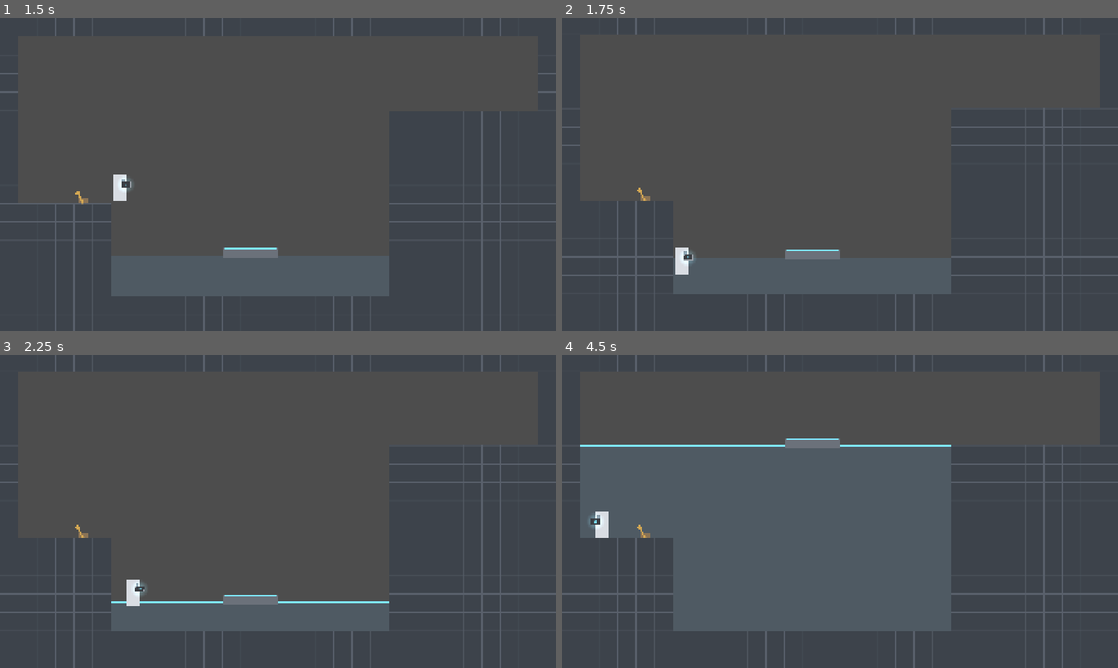
Above: before the commit, frames 1-4 (two rows, left to right).
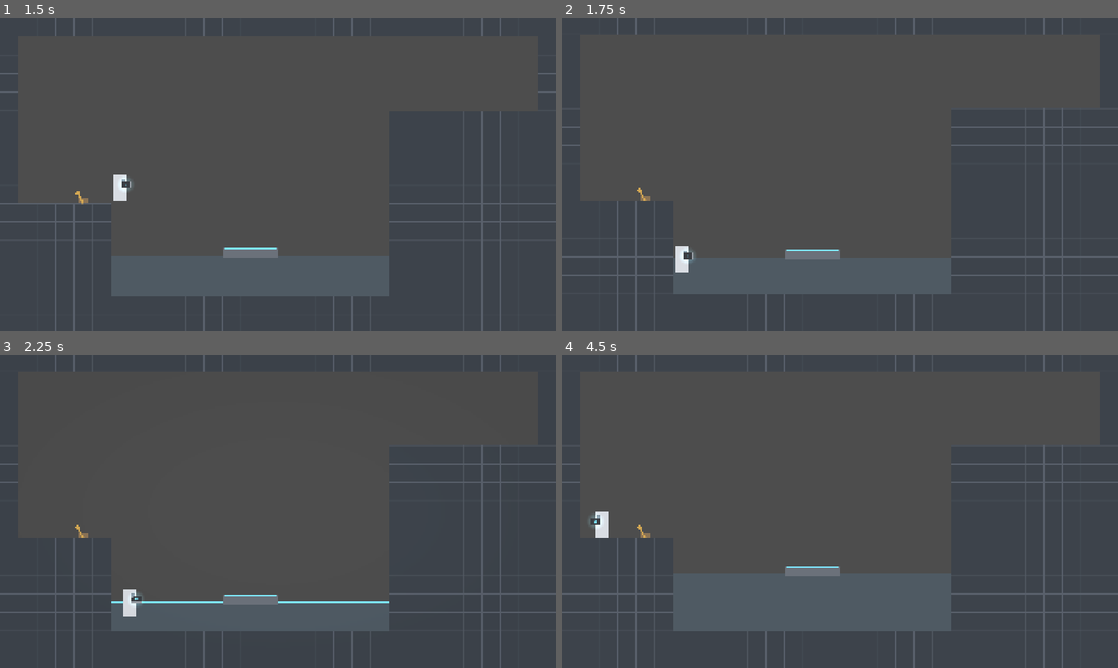
Above: after the commit, the same moments.

Repository: ArtemPridyba/shift-time
Game: Godot game, scene res://levels/test_room_water.tscn
Two runs of this game, one before a commit and one after it. Both use one fixed random seed, a clock stepped at 60 frames per second and the inputs below. This scene is started directly instead of the project's main scene.
Inputs (mouse positions are in pixels of both pictures, inside the frame that each line leads up to):
- Up to frame 1 (1.5 s): tap Enter at 0.5 s; move the mouse to (400, 158) at 0.52 s; hold D (move_right) 0.53-1.25 s; tap E (interact) at 0.6 s; click (400, 158) at 0.67 s; tap Space (jump) at 0.77, 1.07 s; tap Shift (rewind) at 0.8 s; drag from (166, 190) to (250, 237) at 1.27 s
- Up to frame 2 (1.75 s): no input
- Up to frame 3 (2.25 s): move the mouse to (333, 442) at 2.02 s; hold D (move_right) from 2.03 s (still down); tap Space (jump) at 2.1 s; click (333, 442) at 2.17 s
- Up to frame 4 (4.5 s): tap E (interact) at 2.3 s; release D (move_right) at 2.75 s; drag from (812, 574) to (673, 464) at 2.77 s; move the mouse to (1006, 558) at 3.52 s; hold A (move_left) 3.53-4.25 s; tap Shift (rewind) at 3.6 s; click (1006, 558) at 3.67 s; tap Space (jump) at 3.77, 3.8, 4.07 s; tap R (reset_level) at 4.15 s; drag from (673, 464) to (645, 539) at 4.27 s

Frame 1 is identical in both runs. In frame 2, less than 0.1% of the frame differs, in the area x 20-24%, y 72-82%; in frame 3, 0.3%; in frame 4, 1.0%, in the area x 3-70%, y 26-71%.

Commit message:
Player in water: sinking, lifted by rising water, breath and drowning Co-Authored-By: Claude Opus 5.5 <noreply@anthropic.com> Claude-Session: https://claude.ai/code/session_01GYYRwA7srdbnTCrXg54mzj

Diff:
--- /dev/null
+++ b/game/core/breath.gd
@@ -0,0 +1,43 @@
+class_name Breath
+extends RefCounted
+## The player's breath: a store of seconds that runs down while the head is
+## under water and fills back up above it. Empty means drowned. The player is
+## live, so the breath follows the player's own time and Shift never rewinds
+## it; rewinding the water so the head comes out is what saves the player.
+## Pure rules, no nodes.
+
+## Seconds of air when full (`breath_seconds` in player.json).
+var full_seconds := 5.0
+## Seconds from empty to full above water (`breath_refill_seconds`).
+var refill_seconds := 1.5
+## Seconds of air left.
+var left := 5.0
+
+
+func _init(params: Dictionary) -> void:
+	full_seconds = maxf(float(params.get("breath_seconds", 5)), 0.01)
+	refill_seconds = maxf(float(params.get("breath_refill_seconds", 1.5)), 0.01)
+	left = full_seconds
+
+
+## One tick. Returns true on the tick the air runs out.
+func step(head_under: bool, delta: float) -> bool:
+	if head_under:
+		var before := left
+		left = maxf(left - delta, 0.0)
+		return before > 0.0 and left <= 0.0
+	left = minf(left + delta * full_seconds / refill_seconds, full_seconds)
+	return false
+
+
+## 1 when full, 0 when out of air.
+func fraction() -> float:
+	return left / full_seconds
+
+
+func is_out() -> bool:
+	return left <= 0.0
+
+
+func reset() -> void:
+	left = full_seconds
--- a/game/core/player_motion.gd
+++ b/game/core/player_motion.gd
@@ -1,7 +1,11 @@
 class_name PlayerMotion
 extends RefCounted
 ## Movement rules of the player: acceleration, friction, gravity, jump with
-## coyote time and jump buffer. Pure rules, no nodes: testable headless.
+## coyote time and jump buffer, and in water: the player walks slower, sinks
+## slowly and jumps lower from the bottom, but rising water carries the player
+## up on its surface (the world moves the player). There is no swimming: a
+## player under water who cannot get out runs out of breath (`Breath`).
+## Pure rules, no nodes: testable headless.
 ##
 ## The player's time always runs forward, so nothing here knows about the
 ## direction of world time (see docs/architecture.md, sections 1 and 2).
@@ -17,19 +21,28 @@
 
 ## Returns the new velocity for one physics tick.
 ## `axis` is -1..1 (left..right), `jump_pressed` is true on the tick of the press.
+## `water` is the player's contact with water (`water_contact`), empty on land.
 func step(
-	velocity: Vector2, axis: float, jump_pressed: bool, on_floor: bool, delta: float
+	velocity: Vector2, axis: float, jump_pressed: bool, on_floor: bool, delta: float,
+	water: Dictionary = {}
 ) -> Vector2:
 	var v := velocity
+	var depth := float(water.get("depth", 0.0))
+	var in_water := depth > 0.0
+	# Rising water carries the player on its surface, like a platform.
+	var carried := in_water and float(water.get("rise", 0.0)) > 0.0
+	var walk := float(_params["walk_speed"])
+	if in_water:
+		walk *= float(_params["water_walk_factor"])
 
 	# Horizontal: accelerate towards the target speed, or slow down by friction.
 	if axis != 0.0:
-		v.x = move_toward(v.x, axis * float(_params["walk_speed"]), float(_params["acceleration"]) * delta)
+		v.x = move_toward(v.x, axis * walk, float(_params["acceleration"]) * delta)
 	else:
 		v.x = move_toward(v.x, 0.0, float(_params["friction"]) * delta)
 
 	# Timers: coyote time after leaving the floor, buffer before landing.
-	if on_floor:
+	if on_floor or carried:
 		_coyote_left = float(_params["coyote_seconds"])
 	else:
 		_coyote_left = maxf(0.0, _coyote_left - delta)
@@ -38,15 +51,26 @@
 	else:
 		_buffer_left = maxf(0.0, _buffer_left - delta)
 
-	# Vertical: gravity in the air, rest on the floor.
-	if on_floor:
+	# Vertical: gravity in the air, rest on the floor; in water the surface
+	# lifts the player while it rises, otherwise the player sinks slowly.
+	if carried:
+		v.y = minf(v.y, -minf(depth / delta, float(_params["water_float_up_speed"])))
+	elif on_floor:
 		v.y = minf(v.y, 0.0)
+	elif in_water:
+		var sink := float(_params["water_max_sink_speed"])
+		if v.y > sink:
+			v.y = move_toward(v.y, sink, float(_params["water_drag"]) * delta)
+		else:
+			v.y = minf(v.y + float(_params["water_gravity"]) * delta, sink)
 	else:
 		v.y = minf(v.y + float(_params["gravity"]) * delta, float(_params["max_fall_speed"]))
 
-	# Jump.
+	# Jump: from the floor, from the surface of rising water, lower from the
+	# bottom of a tank.
 	if _buffer_left > 0.0 and _coyote_left > 0.0:
-		v.y = -float(_params["jump_velocity"])
+		var in_deep := in_water and not carried
+		v.y = -float(_params["water_jump_velocity" if in_deep else "jump_velocity"])
 		_buffer_left = 0.0
 		_coyote_left = 0.0
 
@@ -56,3 +80,21 @@
 func reset() -> void:
 	_coyote_left = 0.0
 	_buffer_left = 0.0
+
+
+## How the player's body (global rect, feet at the bottom) meets one tank:
+## `depth` is how far the feet are below the surface (0 when out of the water),
+## `rise` the surface's speed upwards in px/s, `head_under` is true when the
+## surface is above the middle of the head (the top `head_px` of the body).
+static func water_contact(body: Rect2, tank: Rect2, surface_y: float, rise: float, head_px: float) -> Dictionary:
+	var centre := body.get_center().x
+	var inside := centre >= tank.position.x and centre <= tank.end.x \
+			and body.end.y > surface_y and body.position.y < tank.end.y
+	if not inside:
+		return {"depth": 0.0, "rise": 0.0, "head_under": false}
+	var depth := minf(body.end.y, tank.end.y) - surface_y
+	return {
+		"depth": maxf(depth, 0.0),
+		"rise": rise,
+		"head_under": surface_y < body.position.y + head_px / 2.0,
+	}
--- a/game/data/player.json
+++ b/game/data/player.json
@@ -6,5 +6,15 @@
   "jump_velocity": 780,
   "max_fall_speed": 1200,
   "coyote_seconds": 0.08,
-  "jump_buffer_seconds": 0.1
+  "jump_buffer_seconds": 0.1,
+  "water_walk_factor": 0.6,
+  "water_gravity": 700,
+  "water_max_sink_speed": 140,
+  "water_drag": 3000,
+  "water_jump_velocity": 420,
+  "water_float_up_speed": 600,
+  "head_px": 28,
+  "breath_seconds": 5,
+  "breath_refill_seconds": 1.5,
+  "breath_vignette_alpha": 0.85
 }
--- a/game/levels/room_time.gd
+++ b/game/levels/room_time.gd
@@ -21,6 +21,7 @@
 
 var _recorder := TemporalRecorder.new()
 var _initial := {}
+var _prelude_ticks := 0
 
 
 func _init() -> void:
@@ -39,8 +40,8 @@
 		push_error("RoomTime: " + problem)
 	_initial = _recorder.capture(objects)
 	world.start(objects)
-	var ticks := int(round(prelude_seconds * float(Content.time().get("physics_ticks_per_second", 60))))
-	world.run_prelude(objects, ticks)
+	_prelude_ticks = int(round(prelude_seconds * float(Content.time().get("physics_ticks_per_second", 60))))
+	world.run_prelude(objects, _prelude_ticks)
 
 
 func _physics_process(_delta: float) -> void:
@@ -113,11 +114,13 @@
 		player_action(id, state)
 
 
-## Back to the room as it was loaded, with a fresh history.
+## Back to the room as it was loaded, with a fresh history and its prelude
+## run again: the player comes back into the same past.
 func reset() -> void:
 	var objects := temporal_objects()
 	_recorder.restore(_initial, objects)
 	world.start(objects)
+	world.run_prelude(objects, _prelude_ticks)
 
 
 func _player_rect() -> Rect2:
--- a/game/levels/test_room.gd
+++ b/game/levels/test_room.gd
@@ -23,6 +23,7 @@
 	_player.set_camera_limits(Rect2i(rect.position * cell, rect.size * cell))
 	if _spawn != null:
 		_player.respawn(_spawn.global_position)
+	_player.drowned.connect(restart)
 
 
 func _physics_process(_delta: float) -> void:
@@ -33,7 +34,13 @@
 		if _spawn != null:
 			_player.respawn(_spawn.global_position)
 	if Input.is_action_just_pressed("reset_level"):
-		if _spawn != null:
-			_player.respawn(_spawn.global_position)
-		if _time != null:
-			_time.reset()
+		restart()
+
+
+## The room as it was loaded and the player back at the spawn: the reset key,
+## and drowning.
+func restart() -> void:
+	if _spawn != null and _player != null:
+		_player.respawn(_spawn.global_position)
+	if _time != null:
+		_time.reset()
--- a/game/objects/player.gd
+++ b/game/objects/player.gd
@@ -2,32 +2,51 @@
 extends CharacterBody2D
 ## The player: reads input, applies PlayerMotion, follows the room with the camera.
 ## The player is not a temporal object: it is never recorded and does not
-## listen to the direction of world time.
+## listen to the direction of world time. In water the player sinks and holds
+## the breath (`Breath`); out of air, `drowned` tells the room to reset.
+
+## The air ran out under water: the room resets.
+signal drowned
 
 const BODY_COLOR := Color("#d9dde3")
 const MARK_COLOR := Color("#7b828c")
 
 var _motion: PlayerMotion
+var _breath: Breath
 var _facing := 1.0
 var _size := Vector2(44, 92)
+var _head_px := 28.0
+var _head_under := false
+var _bubbles: CPUParticles2D
 
 @onready var _shape: CollisionShape2D = $CollisionShape2D
 @onready var _camera: Camera2D = $Camera2D
 
 
 func _ready() -> void:
-	_motion = PlayerMotion.new(Content.player())
+	var params := Content.player()
+	_motion = PlayerMotion.new(params)
+	_breath = Breath.new(params)
+	_head_px = float(params.get("head_px", 28))
 	_size = (_shape.shape as RectangleShape2D).size
+	_bubbles = _make_bubbles()
+	add_child(_bubbles)
 
 
 func _physics_process(delta: float) -> void:
 	var axis := Input.get_axis("move_left", "move_right")
 	var jump := Input.is_action_just_pressed("jump")
-	velocity = _motion.step(velocity, axis, jump, is_on_floor(), delta)
+	var water := water_contact()
+	velocity = _motion.step(velocity, axis, jump, is_on_floor(), delta, water)
 	move_and_slide()
 	if axis != 0.0 and signf(axis) != _facing:
 		_facing = signf(axis)
 		queue_redraw()
+	_head_under = bool(water.get("head_under", false))
+	_bubbles.emitting = _head_under
+	_bubbles.position.x = 8.0 * _facing
+	if _breath.step(_head_under, delta):
+		drowned.emit()
 	if Input.is_action_just_pressed("interact"):
 		_try_interact()
 
@@ -58,10 +77,38 @@
 	return Rect2(position - Vector2(_size.x / 2.0, _size.y), _size)
 
 
+## The deepest water the player is in this tick (`PlayerMotion.water_contact`);
+## depth 0 on land.
+func water_contact() -> Dictionary:
+	var best := {"depth": 0.0, "rise": 0.0, "head_under": false}
+	if not is_inside_tree():
+		return best
+	var body := Rect2(global_position - Vector2(_size.x / 2.0, _size.y), _size)
+	for node in get_tree().get_nodes_in_group("water"):
+		var water := node as Water
+		if water == null:
+			continue
+		var contact := PlayerMotion.water_contact(body, water.tank_global_rect(), water.surface_global_y(), water.rise_px_per_second, _head_px)
+		if float(contact["depth"]) > float(best["depth"]):
+			best = contact
+	return best
+
+
+## 1 with full lungs, 0 out of air; the vignette reads it.
+func breath_fraction() -> float:
+	return _breath.fraction() if _breath != null else 1.0
+
+
+func is_head_under_water() -> bool:
+	return _head_under
+
+
 func respawn(at: Vector2) -> void:
 	global_position = at
 	velocity = Vector2.ZERO
 	_motion.reset()
+	if _breath != null:
+		_breath.reset()
 	_camera.reset_smoothing()
 
 
@@ -80,3 +127,23 @@
 		if child is RoomTime:
 			return child
 	return null
+
+
+## Bubbles from the mouth while the head is under water: decoration, never
+## recorded (the player is live).
+func _make_bubbles() -> CPUParticles2D:
+	var bubbles := CPUParticles2D.new()
+	bubbles.name = "Bubbles"
+	bubbles.position = Vector2(8.0, -_size.y + 18.0)
+	bubbles.emitting = false
+	bubbles.amount = 8
+	bubbles.lifetime = 1.4
+	bubbles.direction = Vector2.UP
+	bubbles.spread = 20.0
+	bubbles.gravity = Vector2(0, -40)
+	bubbles.initial_velocity_min = 20.0
+	bubbles.initial_velocity_max = 45.0
+	bubbles.scale_amount_min = 2.0
+	bubbles.scale_amount_max = 4.0
+	bubbles.color = Color(0.85, 0.95, 1.0, 0.7)
+	return bubbles
--- a/game/objects/player.tscn
+++ b/game/objects/player.tscn
@@ -1,7 +1,8 @@
-[gd_scene load_steps=4 format=3]
+[gd_scene load_steps=5 format=3]
 
 [ext_resource type="Script" path="res://objects/player.gd" id="1_player"]
 [ext_resource type="Script" path="res://ui/time_hud.gd" id="2_hud"]
+[ext_resource type="Script" path="res://ui/breath_vignette.gd" id="3_vignette"]
 
 [sub_resource type="RectangleShape2D" id="RectangleShape2D_body"]
 size = Vector2(44, 92)
@@ -23,3 +24,6 @@
 
 [node name="TimeHud" type="Node2D" parent="."]
 script = ExtResource("2_hud")
+
+[node name="BreathVignette" type="CanvasLayer" parent="."]
+script = ExtResource("3_vignette")
--- /dev/null
+++ b/game/ui/breath_vignette.gd
@@ -0,0 +1,50 @@
+class_name BreathVignette
+extends CanvasLayer
+## The screen edges darken while the player runs out of air under water, as
+## if the hero were going under. A child of the player; it reads the parent's
+## `breath_fraction()` every frame. Presentation only.
+
+var max_alpha := 0.85
+
+var _rect: TextureRect
+
+
+func _ready() -> void:
+	layer = 5
+	max_alpha = clampf(float(Content.player().get("breath_vignette_alpha", 0.85)), 0.0, 1.0)
+	var gradient := Gradient.new()
+	gradient.set_color(0, Color(0, 0, 0, 0))
+	gradient.set_color(1, Color(0, 0, 0, 1))
+	gradient.add_point(0.45, Color(0, 0, 0, 0))
+	var texture := GradientTexture2D.new()
+	texture.gradient = gradient
+	texture.fill = GradientTexture2D.FILL_RADIAL
+	texture.fill_from = Vector2(0.5, 0.5)
+	texture.fill_to = Vector2(1.0, 0.5)
+	texture.width = 256
+	texture.height = 144
+	_rect = TextureRect.new()
+	_rect.texture = texture
+	_rect.stretch_mode = TextureRect.STRETCH_SCALE
+	_rect.set_anchors_preset(Control.PRESET_FULL_RECT)
+	_rect.mouse_filter = Control.MOUSE_FILTER_IGNORE
+	add_child(_rect)
+	_update()
+
+
+func _process(_delta: float) -> void:
+	_update()
+
+
+## 0 with full lungs, `max_alpha` out of air.
+func strength() -> float:
+	var parent := get_parent()
+	var fraction := 1.0
+	if parent != null and parent.has_method("breath_fraction"):
+		fraction = float(parent.call("breath_fraction"))
+	return max_alpha * (1.0 - clampf(fraction, 0.0, 1.0))
+
+
+func _update() -> void:
+	_rect.modulate.a = strength()
+	_rect.visible = _rect.modulate.a > 0.001
Not shown, added: game/core/breath.gd.uid
Not shown, added: game/ui/breath_vignette.gd.uid
